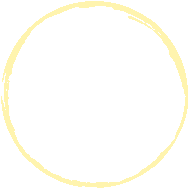
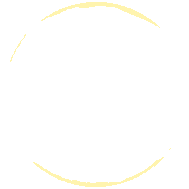
Layers edited between the first and the second (189, 189) image:
hid "8" over [16, 2, 158, 186]
hid "7" over [1, 1, 188, 188]
hid "5" over [4, 30, 188, 172]
hid "4" over [1, 1, 188, 188]
hid "2" over [5, 16, 188, 159]
